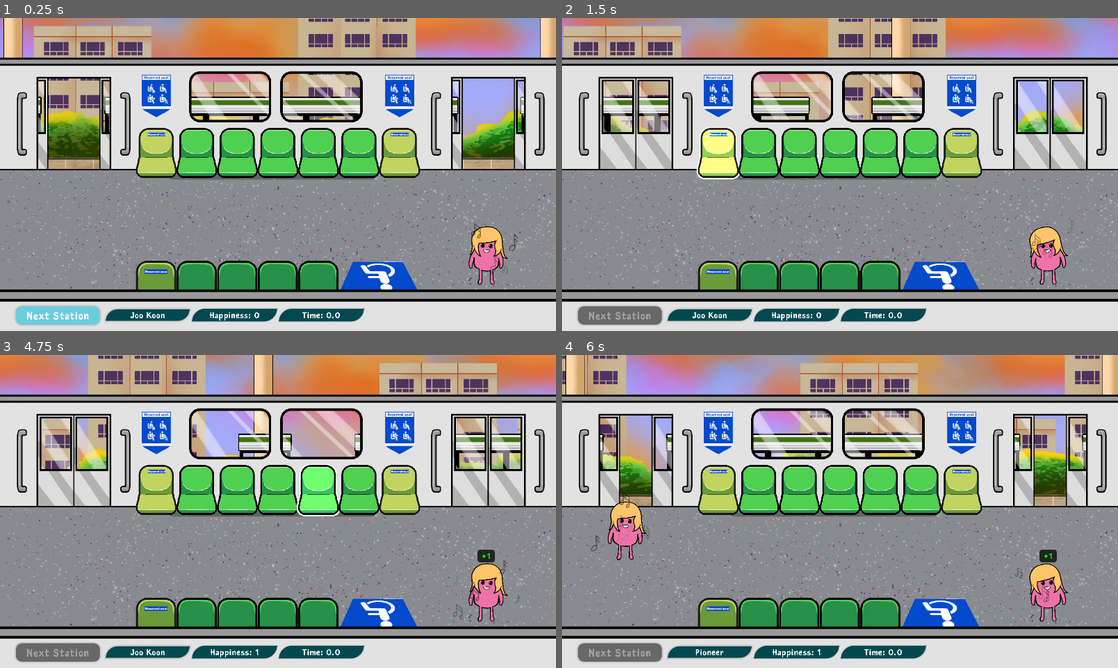
Above: before the commit, frames 1-4 (two rows, left to right).
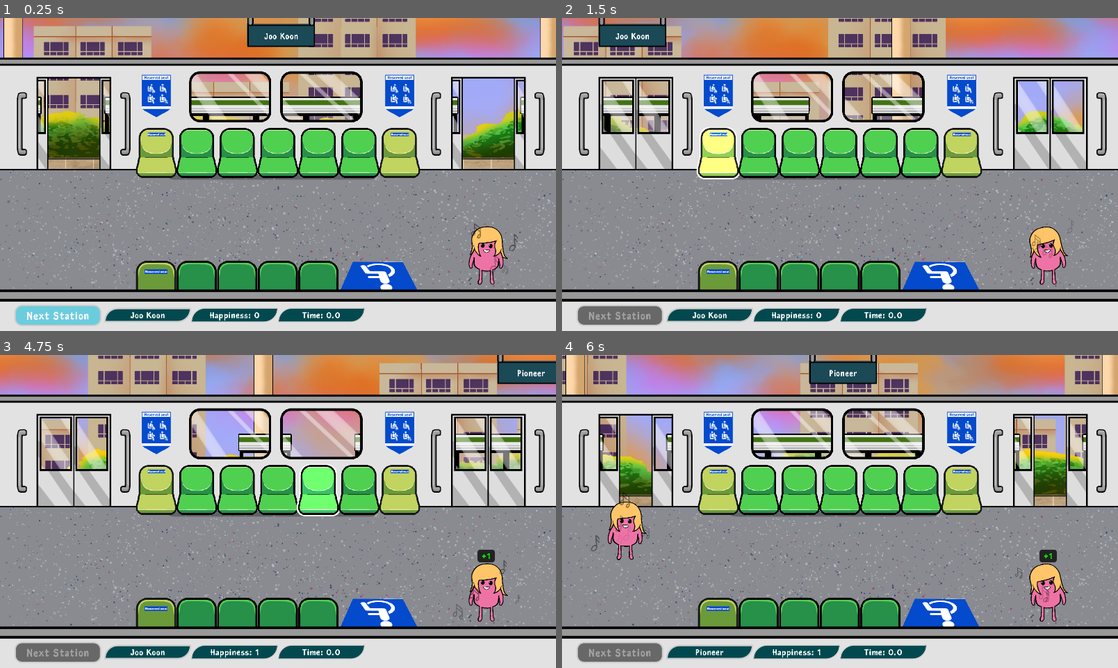
Above: after the commit, the same moments.

Repository: Jagureo/HeritageJam2025
Game: Godot game, scene res://Scenes/game.tscn
Two runs of this game, one before a commit and one after it. Both use one fixed random seed, a clock stepped at 60 frames per second and the inputs below.
Inputs (mouse positions are in pixels of both pictures, inside the frame that each line leads up to):
- Up to frame 1 (0.25 s): no input
- Up to frame 2 (1.5 s): click "Next Station" at 0.5 s; move the mouse to (717, 152) at 1.27 s; click (717, 152) at 1.35 s
- Up to frame 3 (4.75 s): move the mouse to (194, 489) at 2.02 s; tap 0 at 2.1, 3.6 s; move the mouse to (239, 489) at 2.77 s; click (239, 489) at 2.85 s; move the mouse to (278, 489) at 3.52 s; move the mouse to (316, 489) at 4.27 s; click (316, 489) at 4.35 s
- Up to frame 4 (6 s): move the mouse to (923, 489) at 5.02 s; tap 0 at 5.1 s; click "Next Station" at 5.75 s

The runs differ from the first frame. In frame 1, 1.0% of the frame differs, in the area x 44-57%, y 0-10%; in frame 2, 1.0%; in frame 3, 0.8%; in frame 4, 1.0%.
Error before the commit: Invalid assignment of property or key 'text' with value of type 'String' on a base object of type 'null instance'. (res://Scripts/Gameplay/StationBGController.…

Commit message:
Forgot to add StationBackground.tscn to commit

Diff:
--- a/HGJ/Scenes/Prefabs/StationBackground.tscn
+++ b/HGJ/Scenes/Prefabs/StationBackground.tscn
@@ -1,7 +1,9 @@
-[gd_scene load_steps=7 format=3 uid="uid://cwsny2ahgo1u2"]
+[gd_scene load_steps=9 format=3 uid="uid://cwsny2ahgo1u2"]
 
 [ext_resource type="Script" uid="uid://c4x43nod7ql0" path="res://Scripts/Gameplay/StationBGController.gd" id="1_vxtes"]
 [ext_resource type="Texture2D" uid="uid://dxvu81ffwkit1" path="res://Sprites/Background/Station.png" id="2_vxtes"]
+[ext_resource type="Texture2D" uid="uid://ictcs8ypfnga" path="res://Sprites/TrainProps/MRTStationSign.png" id="3_tuksv"]
+[ext_resource type="FontFile" uid="uid://d1x0h7mgv7hdj" path="res://Fonts/RonysiswadiArchitect4-qZmp2.ttf" id="4_740it"]
 
 [sub_resource type="Animation" id="Animation_tuksv"]
 resource_name = "EnteringStation"
@@ -65,6 +67,22 @@
 position = Vector2(-2500, 0)
 texture = ExtResource("2_vxtes")
 
+[node name="Sign" type="Sprite2D" parent="StationBGSprite"]
+position = Vector2(0, -315)
+scale = Vector2(0.75, 0.75)
+texture = ExtResource("3_tuksv")
+
+[node name="Label" type="Label" parent="StationBGSprite/Sign"]
+offset_left = -144.0
+offset_top = -8.0
+offset_right = 146.0
+offset_bottom = 77.0
+theme_override_fonts/font = ExtResource("4_740it")
+theme_override_font_sizes/font_size = 42
+text = "Joo Koon"
+horizontal_alignment = 1
+vertical_alignment = 1
+
 [node name="AnimationPlayer" type="AnimationPlayer" parent="."]
 libraries = {
 &"": SubResource("AnimationLibrary_tuksv")
